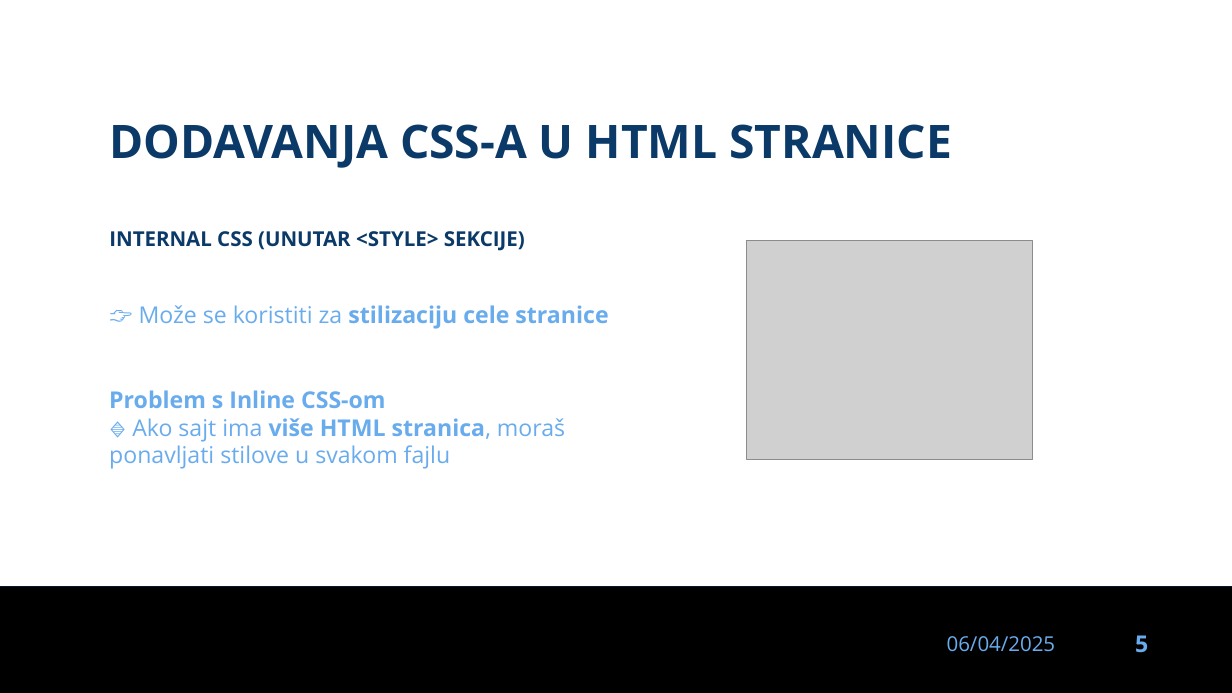
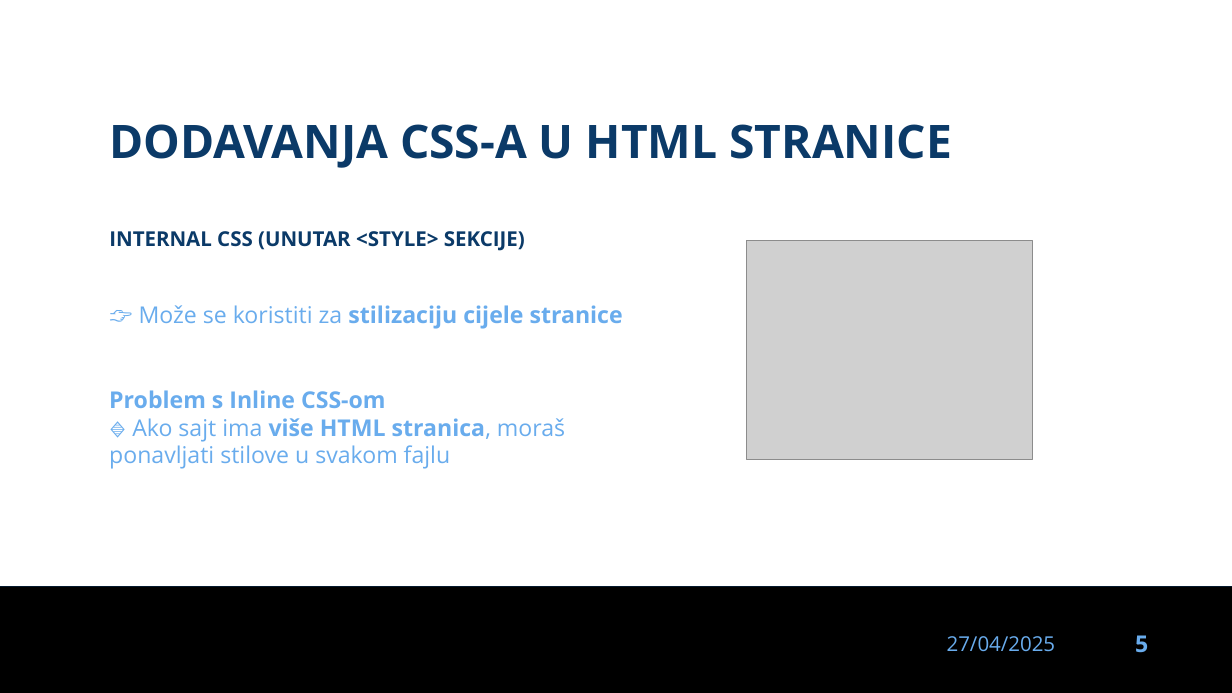
Before and after one commit to dinoDuvnjak/CTK, a slide deck: slide 5 of Bootcamp/css-uvod/css-uvod.pptx. Drawn at 1232x693 pixels with LibreOffice and Linux fonts; fonts in the diff are those of the drawing; grey boxes stand for pictures; background and template pictures are left out. Boxes give left, top, right and bottom in pixels: in the first picture for what was removed or moved away, otherwise in the second. Text is boxed around its words. In the diff, an @@ line names an element or a change of style, - is before the commit and + after.

```diff
--- a/Bootcamp/css-uvod/css-uvod.pptx
+++ b/Bootcamp/css-uvod/css-uvod.pptx
@@ text at (139, 305, 623, 329): text changed @@
-👉 Može se koristiti za stilizaciju cele stranice
+👉 Može se koristiti za stilizaciju cijele stranice
@@ text at (947, 636, 1056, 652): text changed @@
-06/04/2025
+27/04/2025
```
Also in this commit, not shown: 34 other slides changed, 3 slides added, 8 other files.
